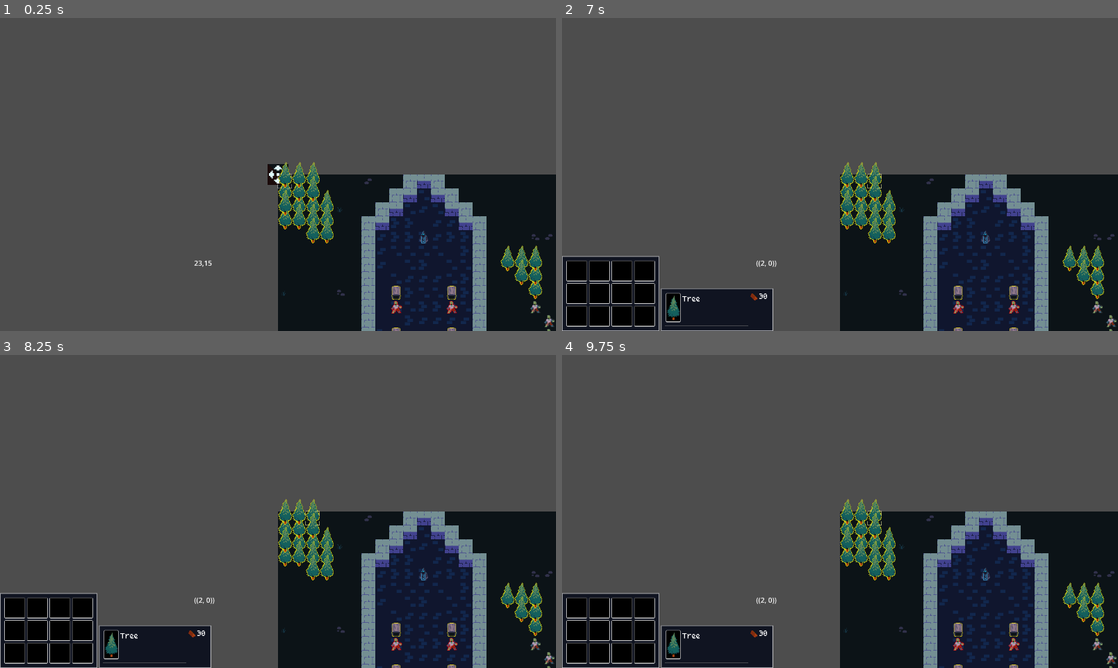
Above: before the commit, frames 1-4 (two rows, left to right).
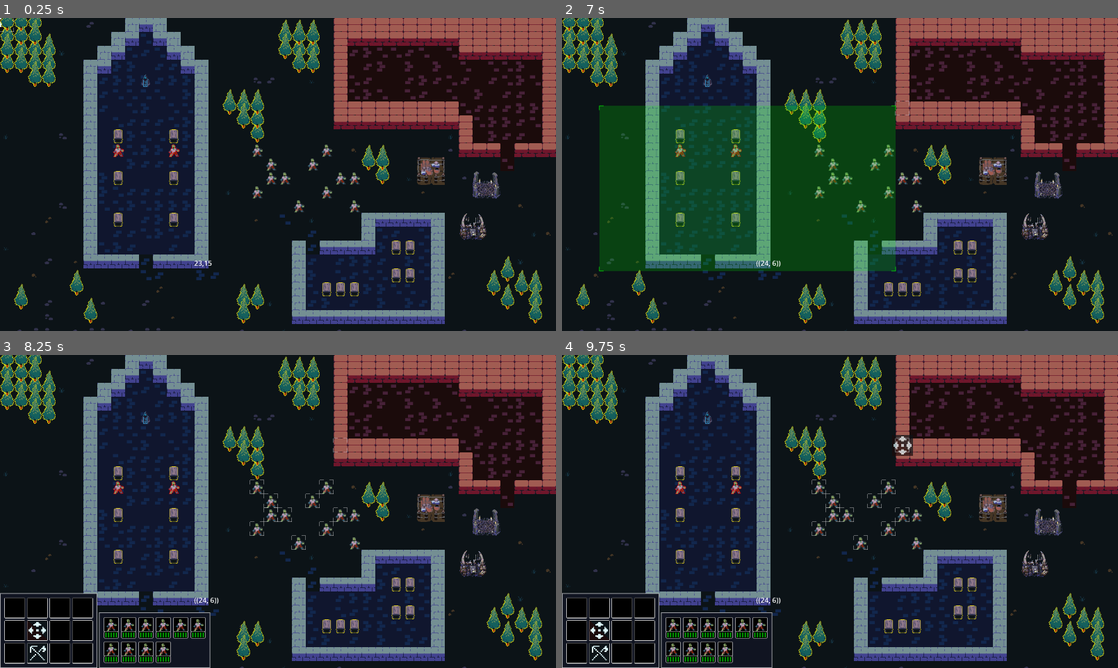
Above: after the commit, the same moments.

Repository: MateusRPF/MicroRTS
Game: Godot game, scene res://Maps/Lvl_test.tscn
The game is run twice, just before and just after one commit, with the same random seed, the same clock (stepped at 60 frames per second) and the same inputs.
Inputs (mouse positions are in pixels of both pictures, inside the frame that each line leads up to):
- Up to frame 1 (0.25 s): no input
- Up to frame 2 (7 s): tap Enter at 0.5, 2.75, 5.75 s; move the mouse to (962, 158) at 0.52 s; click (962, 158) at 0.67 s; tap Space at 1.25, 4.25 s; drag from (728, 190) to (812, 237) at 1.27 s; move the mouse to (895, 105) at 2.02 s; click (895, 105) at 2.17 s; drag from (812, 237) to (673, 127) at 2.77 s; move the mouse to (1006, 221) at 3.52 s; click (1006, 221) at 3.67 s; tap Escape at 4.15 s; drag from (673, 127) to (756, 96) at 4.27 s; move the mouse to (867, 174) at 5.02 s; click (867, 174) at 5.17 s; drag from (578, 271) to (728, 190) at 5.77 s; drag from (600, 271) to (895, 105) at 6.52 s
- Up to frame 3 (8.25 s): drag from (61, 608) to (250, 574) at 7.27 s; tap Space at 8 s; move the mouse to (83, 608) at 8.02 s; click (83, 608) at 8.17 s
- Up to frame 4 (9.75 s): drag from (578, 630) to (673, 464) at 8.77 s; drag from (600, 630) to (867, 511) at 9.52 s

The runs differ from the first frame. In frame 1, 86% of the frame differs, in the area x 0-100%, y 0-100%; in frame 2, 82%; in frame 3, 81%; in frame 4, 81%.
Error before the commit: Invalid access to property or key '(8, -2)' on a base object of type 'Dictionary[Vector2i, GameTile]'. (res://Scripts/Controllers/player_controller.gd:120)

Commit message:
camera zoom and pan improvements

Diff:
--- a/Maps/Lvl_test.tscn
+++ b/Maps/Lvl_test.tscn
@@ -12,6 +12,9 @@
 [ext_resource type="PackedScene" uid="uid://dfvm603euln60" path="res://Prefabs/game_PlayerController.tscn" id="11_rlgon"]
 [ext_resource type="Script" uid="uid://ceafvlieahs35" path="res://Scripts/UnitComponents/CInventory.gd" id="12_jp3g8"]
 [ext_resource type="PackedScene" uid="uid://ukqepnrxhbvw" path="res://Prefabs/Widgets/Widget_CommandPanel.tscn" id="17_c44cc"]
+
+[sub_resource type="RectangleShape2D" id="RectangleShape2D_w3o1q"]
+size = Vector2(2272, 1312)
 
 [node name="CoreGame" type="Control" unique_id=1295566834]
 texture_filter = 1
@@ -75,7 +78,14 @@
 text = "23,15"
 script = ExtResource("9_upx6b")
 
-[node name="PlayerController" parent="." unique_id=863427110 node_paths=PackedStringArray("grid_manager") instance=ExtResource("11_rlgon")]
+[node name="PlayerController" parent="." unique_id=863427110 node_paths=PackedStringArray("grid_manager", "camera_bounds") instance=ExtResource("11_rlgon")]
 grid_manager = NodePath("../GameLevel")
+camera_bounds = NodePath("../CameraBounds")
 
 [node name="GameLevel" parent="." unique_id=1620061272 instance=ExtResource("1_dnwpq")]
+
+[node name="CameraBounds" type="Area2D" parent="." unique_id=643080287]
+
+[node name="CollisionShape2D" type="CollisionShape2D" parent="CameraBounds" unique_id=907139458]
+position = Vector2(1136, 656)
+shape = SubResource("RectangleShape2D_w3o1q")
--- a/Scripts/Controllers/camera_controller.gd
+++ b/Scripts/Controllers/camera_controller.gd
@@ -1,107 +1,172 @@
 extends Camera2D
 class_name CameraController
 
-@export var edge_pan_margin: int = 16
-@export var edge_pan_speed: float = 600.0
-@export var zoom_step_pixels: float = 32.0
+@export var edge_pan_margin: int = 6
+@export var edge_pan_speed: float = 900.0
+@export var zoom_step_multiplier: float = 1.1
+@export var zoom_smoothing: float = 15.0
 @export var min_zoom_factor: float = 0.25
 @export var max_zoom_factor: float = 4.0
 
 var player_controller: PlayerController = null
+var target_zoom: float = 1.0
+var is_middle_dragging: bool = false
 
 func _ready() -> void:
 	player_controller = get_parent() as PlayerController
+	var viewport := get_viewport()
+	if viewport:
+		viewport.size_changed.connect(_on_viewport_resized)
+	target_zoom = zoom.x
+	_enforce_zoom_floor()
 	_clamp_camera()
+	_confine_mouse()
+
+func _notification(what: int) -> void:
+	if what == NOTIFICATION_APPLICATION_FOCUS_IN:
+		_confine_mouse()
 
 func _unhandled_input(event: InputEvent) -> void:
-	if event is InputEventMouseButton and event.pressed:
-		match event.button_index:
-			MOUSE_BUTTON_WHEEL_UP:
-				_zoom_by_scroll(1)
-			MOUSE_BUTTON_WHEEL_DOWN:
-				_zoom_by_scroll(-1)
+	if event is InputEventMouseButton:
+		if event.pressed:
+			match event.button_index:
+				MOUSE_BUTTON_WHEEL_UP:
+					_zoom_by_scroll(1)
+				MOUSE_BUTTON_WHEEL_DOWN:
+					_zoom_by_scroll(-1)
+				MOUSE_BUTTON_MIDDLE:
+					is_middle_dragging = true
+		elif event.button_index == MOUSE_BUTTON_MIDDLE:
+			is_middle_dragging = false
+	elif event is InputEventMouseMotion and is_middle_dragging:
+		global_position -= event.relative / zoom.x
+		_clamp_camera()
+	elif event is InputEventKey and event.pressed and not event.echo and event.keycode == KEY_ESCAPE:
+		if Input.mouse_mode == Input.MOUSE_MODE_CONFINED:
+			Input.mouse_mode = Input.MOUSE_MODE_VISIBLE
 
 func _process(delta: float) -> void:
-	if not player_controller or not get_viewport():
+	_update_zoom(delta)
+	_update_edge_pan(delta)
+
+func _update_edge_pan(delta: float) -> void:
+	if is_middle_dragging or not player_controller or not get_viewport():
 		return
 
 	var viewport_size: Vector2 = get_viewport().get_visible_rect().size
-	if viewport_size == Vector2.ZERO:
+	if viewport_size == Vector2.ZERO or edge_pan_margin <= 0:
 		return
 
 	var mouse_pos: Vector2 = get_viewport().get_mouse_position()
-	var direction: Vector2 = Vector2.ZERO
+	var speed_factor: Vector2 = Vector2.ZERO
 
-	if mouse_pos.x <= edge_pan_margin:
-		direction.x = -1
-	elif mouse_pos.x >= viewport_size.x - edge_pan_margin:
-		direction.x = 1
+	if mouse_pos.x < edge_pan_margin:
+		speed_factor.x = -clamp(1.0 - mouse_pos.x / edge_pan_margin, 0.0, 1.0)
+	elif mouse_pos.x > viewport_size.x - edge_pan_margin:
+		speed_factor.x = clamp(1.0 - (viewport_size.x - mouse_pos.x) / edge_pan_margin, 0.0, 1.0)
 
-	if mouse_pos.y <= edge_pan_margin:
-		direction.y = -1
-	elif mouse_pos.y >= viewport_size.y - edge_pan_margin:
-		direction.y = 1
+	if mouse_pos.y < edge_pan_margin:
+		speed_factor.y = -clamp(1.0 - mouse_pos.y / edge_pan_margin, 0.0, 1.0)
+	elif mouse_pos.y > viewport_size.y - edge_pan_margin:
+		speed_factor.y = clamp(1.0 - (viewport_size.y - mouse_pos.y) / edge_pan_margin, 0.0, 1.0)
 
-	if direction != Vector2.ZERO:
-		direction = direction.normalized()
-		global_position += direction * edge_pan_speed * delta
-		_clamp_camera()
+	if speed_factor == Vector2.ZERO:
+		return
+
+	if speed_factor.length() > 1.0:
+		speed_factor = speed_factor.normalized()
+
+	global_position += speed_factor * edge_pan_speed * delta / zoom.x
+	_clamp_camera()
+
+func _update_zoom(delta: float) -> void:
+	var current_zoom: float = zoom.x
+	if is_equal_approx(current_zoom, target_zoom):
+		return
+
+	var t: float = 1.0 - exp(-zoom_smoothing * delta)
+	var next_zoom: float = lerp(current_zoom, target_zoom, t)
+	if abs(next_zoom - target_zoom) < 0.0005:
+		next_zoom = target_zoom
+
+	var pivot_world: Vector2 = _get_zoom_pivot_world()
+	var pivot_offset: Vector2 = pivot_world - global_position
+	zoom = Vector2(next_zoom, next_zoom)
+	global_position = pivot_world - pivot_offset * (current_zoom / next_zoom)
+	_clamp_camera()
 
 func _zoom_by_scroll(direction: int) -> void:
-	# direction should be +1 for zoom out, -1 for zoom in
+	# direction should be +1 for zoom in, -1 for zoom out
+	var floor_zoom: float = max(min_zoom_factor, _min_zoom_for_bounds())
+	var factor: float = zoom_step_multiplier if direction > 0 else 1.0 / zoom_step_multiplier
+	target_zoom = clamp(target_zoom * factor, floor_zoom, max_zoom_factor)
+
+func _on_viewport_resized() -> void:
+	_enforce_zoom_floor()
+	_clamp_camera()
+
+func _enforce_zoom_floor() -> void:
+	var floor_zoom: float = max(min_zoom_factor, _min_zoom_for_bounds())
+	if target_zoom < floor_zoom:
+		target_zoom = floor_zoom
+	if zoom.x < floor_zoom:
+		zoom = Vector2(floor_zoom, floor_zoom)
+
+func _confine_mouse() -> void:
+	Input.mouse_mode = Input.MOUSE_MODE_CONFINED
+
+func _get_zoom_pivot_world() -> Vector2:
+	if player_controller and player_controller.grid_manager:
+		return player_controller.grid_manager.tile_to_world(player_controller.hovered_coord)
+	return get_global_mouse_position()
+
+func _min_zoom_for_bounds() -> float:
+	var bounds_rect: Rect2 = _get_bounds_world_rect()
+	if not bounds_rect.has_area():
+		return min_zoom_factor
 	var viewport_size: Vector2 = get_viewport().get_visible_rect().size
 	if viewport_size == Vector2.ZERO:
+		return min_zoom_factor
+	return max(viewport_size.x / bounds_rect.size.x, viewport_size.y / bounds_rect.size.y)
+
+func _clamp_camera() -> void:
+	if not player_controller:
 		return
 
-	var current_zoom: float = zoom.x
-	var zoom_step: float = zoom_step_pixels / viewport_size.x
-	var next_zoom: float = clamp(current_zoom + zoom_step * direction, min_zoom_factor, max_zoom_factor)
-	zoom = Vector2(next_zoom, next_zoom)
-	_clamp_camera()
-
-func _clamp_camera() -> void:
-	if not player_controller or not player_controller.grid_manager:
+	var bounds_rect: Rect2 = _get_bounds_world_rect()
+	if not bounds_rect.has_area():
 		return
 
-	var map_rect: Rect2 = _get_map_world_rect()
-	if not map_rect.has_area():
+	var viewport_pixel_size: Vector2 = get_viewport().get_visible_rect().size
+	if viewport_pixel_size == Vector2.ZERO:
 		return
 
-	var viewport_size: Vector2 = get_viewport().get_visible_rect().size * zoom
-	if viewport_size == Vector2.ZERO:
-		return
+	var view_world_size: Vector2 = viewport_pixel_size / zoom
+	var view_extents: Vector2 = view_world_size * 0.5
+	var min_center: Vector2 = bounds_rect.position + view_extents
+	var max_center: Vector2 = bounds_rect.position + bounds_rect.size - view_extents
 
-	var view_extents: Vector2 = viewport_size * 0.5
-	var min_center: Vector2 = map_rect.position + view_extents
-	var max_center: Vector2 = map_rect.position + map_rect.size - view_extents
-
-	if viewport_size.x >= map_rect.size.x:
-		global_position.x = map_rect.position.x + map_rect.size.x * 0.5
+	if view_world_size.x >= bounds_rect.size.x:
+		global_position.x = bounds_rect.position.x + bounds_rect.size.x * 0.5
 	else:
 		global_position.x = clamp(global_position.x, min_center.x, max_center.x)
 
-	if viewport_size.y >= map_rect.size.y:
-		global_position.y = map_rect.position.y + map_rect.size.y * 0.5
+	if view_world_size.y >= bounds_rect.size.y:
+		global_position.y = bounds_rect.position.y + bounds_rect.size.y * 0.5
 	else:
 		global_position.y = clamp(global_position.y, min_center.y, max_center.y)
 
-func _get_map_world_rect() -> Rect2:
-	var grid = player_controller.grid_manager
-	if not grid or grid.map_tiles.size() == 0:
+func _get_bounds_world_rect() -> Rect2:
+	if not player_controller or not player_controller.camera_bounds:
 		return Rect2(Vector2.ZERO, Vector2.ZERO)
-	var min_x := INF
-	var min_y := INF
-	var max_x := -INF
-	var max_y := -INF
-
-	for coord in grid.map_tiles.keys():
-		min_x = min(min_x, coord.x)
-		min_y = min(min_y, coord.y)
-		max_x = max(max_x, coord.x)
-		max_y = max(max_y, coord.y)
-
-	var min_tile = Vector2(min_x, min_y)
-	var max_tile = Vector2(max_x, max_y)
-	var top_left = grid.tile_to_world(min_tile) - Vector2(grid.HALF_TILE, grid.HALF_TILE)
-	var bottom_right = grid.tile_to_world(max_tile) + Vector2(grid.HALF_TILE, grid.HALF_TILE)
-	return Rect2(top_left, bottom_right - top_left)
+	var area: Area2D = player_controller.camera_bounds
+	for child in area.get_children():
+		var shape_node := child as CollisionShape2D
+		if shape_node == null:
+			continue
+		var rect_shape := shape_node.shape as RectangleShape2D
+		if rect_shape == null:
+			continue
+		var world_center: Vector2 = area.global_position + shape_node.position
+		return Rect2(world_center - rect_shape.size * 0.5, rect_shape.size)
+	return Rect2(Vector2.ZERO, Vector2.ZERO)
--- a/Scripts/Controllers/player_controller.gd
+++ b/Scripts/Controllers/player_controller.gd
@@ -3,6 +3,7 @@
 enum ControlState { IDLE, AIMING, BUILDING }
 
 @export var grid_manager: GridManager
+@export var camera_bounds: Area2D
 @onready var draw_node = $ControllerDraw
 @onready var command_controller: CommandController = %CommandController
 @onready var aim_preview:Sprite2D = %AimingVisual
